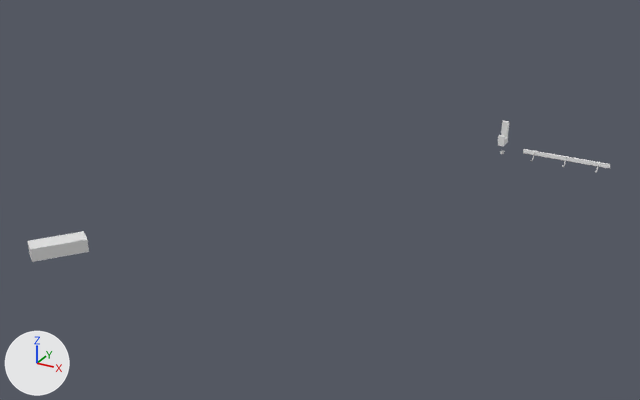
Before and after pictures for a commit that changed the FBX model Assets/_Assets/Models/Background/HangingHardware_01.fbx.
Camera for both pictures: a 50 mm lens placed at (19.0, -33.4, 36.3), pointed at (0.6, 0.0, 19.6). The axes (+X, +Y, +Z) are drawn at lower left. The lights are the same throughout. The first picture is the older version. Materials are left out; every surface is plain grey. Where no turn or scale is listed for an object, it has been applied to the vertices.

The first picture shows 'hangingPost' and 2 more.
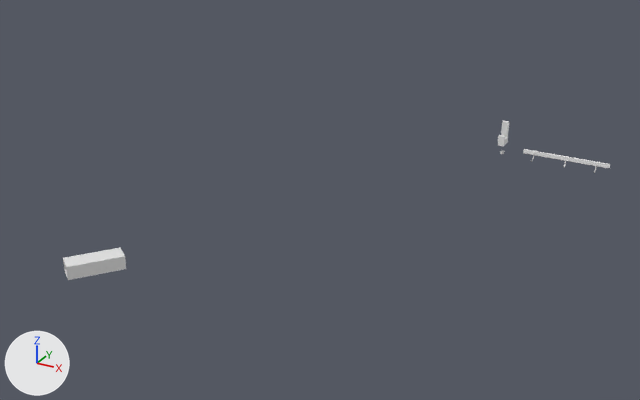
Where the newer file only moved an object's origin or applied its transform, the numbers keep the older frame.

Pixel boxes (x1, y1, x2, y2) of what changed, in the pictures (640 x 400 px):
'hangingPost', reshaped
    before: (28, 231, 89, 262)
    after: (63, 248, 126, 280)
part 1 of me_cube_091, deleted
    before: (28, 231, 89, 262)
part 2 of me_cube_091, added
    after: (63, 248, 126, 280)

What the commit changed:
me_cube_091 is used by ob_hangingpost; location (-3.56, -12.35, 21.57).
Verts and faces of me_cube_091; kept vertices keep their numbers, new ones are numbered from 8.
Before the commit, vertices of me_cube_091: 0 (-0.31, -1.05, 0.26) at pixel (30, 249), 1 (-0.93, -0.57, 0.25) at pixel (27, 240), 2 (-0.31, -1.05, -0.25) at pixel (32, 262), 3 (-0.93, -0.57, -0.26) at pixel (29, 253), 4 (0.93, 0.57, 0.26) at pixel (87, 239).
Before the commit, vertices of me_cube_091: 5 (0.31, 1.05, 0.25) at pixel (83, 231), 6 (0.93, 0.57, -0.25) at pixel (89, 251), 7 (0.31, 1.05, -0.26).
me_cube_091 had 8 vertices, 6 faces and spanned x -0.93..0.93, y -1.05..1.05, z -0.26..0.26.
me_cube_091 now has 8 vertices, 5 faces and spans x 1.17..3.03, y -1.44..0.66, z -0.26..0.26.
Part 1, on me_cube_091:
Vertices deleted: 0 to 7 (with the faces that use them).
Part 2, on me_cube_091:
New vertex 8 is at (1.79, -1.43, 0.26), pixel (66, 267).
New vertex 9 is at (1.17, -0.96, 0.25), pixel (62, 257).
New vertex 10 is at (1.79, -1.44, -0.25), pixel (68, 280).
New vertex 11 is at (1.17, -0.96, -0.26), pixel (64, 270).
New vertices 12 to 15 stand at vertices 8 to 11, in that order, plus (1.24, 1.62, 0.0).
New faces: (12, 14, 15, 13), (8, 12, 13, 9), (8, 10, 14, 12), (9, 13, 15, 11), (10, 11, 15, 14).
